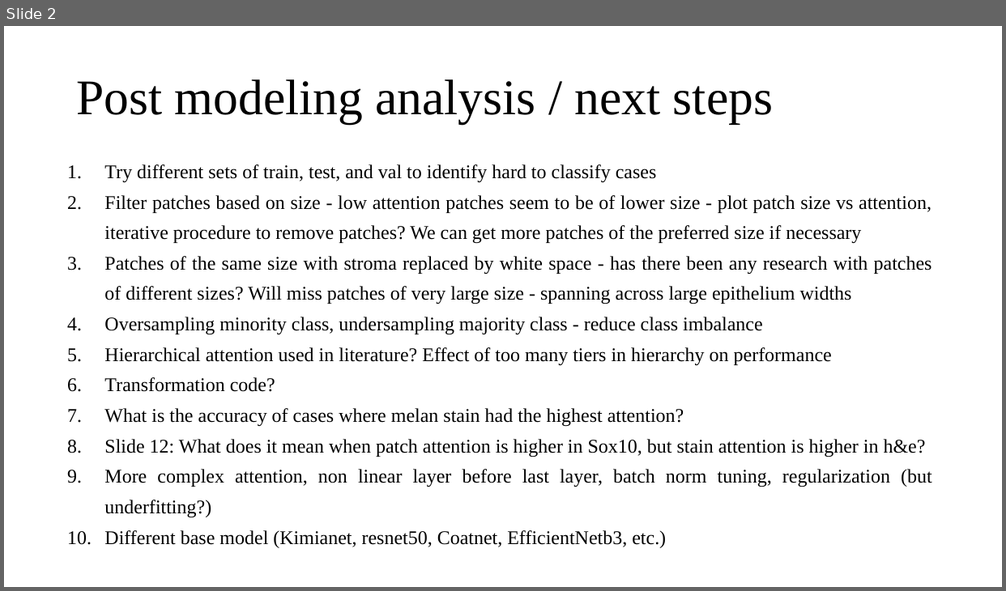
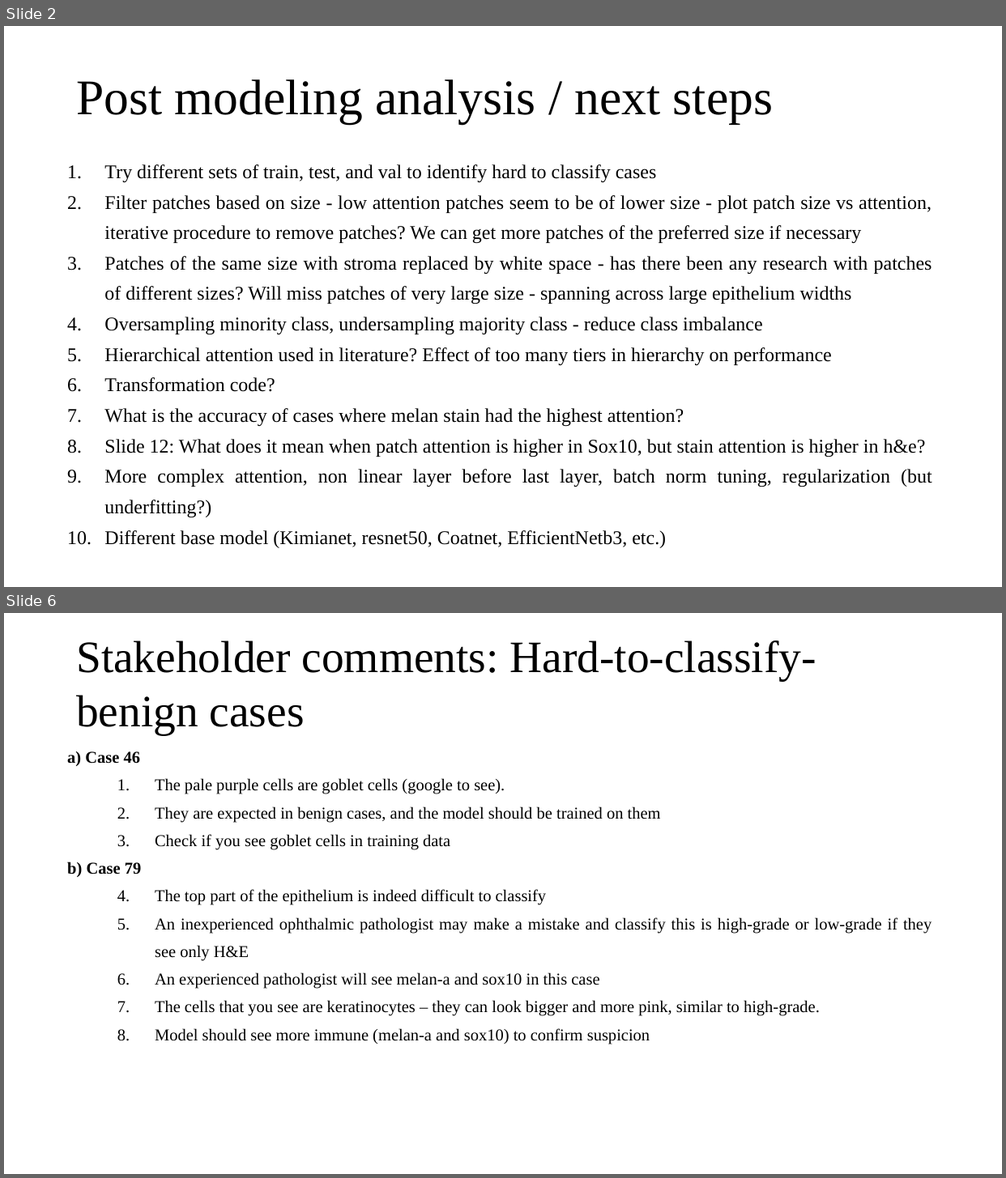
Before and after one commit to arvindkrishna87/STAT390_CMIL_Fall2025, a slide deck: Presentations/MIL/CMIL_classification_model_analysis_next_steps.pptx. Shown one above the other, each under a label of ours: slide 2 before the commit, slides 2 and 6 after it; the slides between them are not shown. The pictures are 1006x591 and 1006x1178 pixels, drawn with LibreOffice and Linux fonts; fonts in the diff are those of the drawing; background and template pictures are left out. Boxes give left, top, right and bottom in pixels: in the first picture for what was removed or moved away, otherwise in the second. Text is boxed around its words. In the diff, an @@ line names an element or a change of style, - is before the commit and + after.

Commit message:
stakeholder feedback

```diff
--- a/Presentations/MIL/CMIL_classification_model_analysis_next_steps.pptx
+++ b/Presentations/MIL/CMIL_classification_model_analysis_next_steps.pptx
@@ slide 6 added at (x1=4, y1=613, x2=1002, y2=1174), background picture (left out) @@
@@ title added at (x1=76, y1=641, x2=816, y2=735), 32.4 pt, text #000000 @@
+Stakeholder comments: Hard-to-classify-benign cases
@@ text added at (x1=67, y1=752, x2=931, y2=1045), 12 pt, text #000000 @@
+a) Case 46
+  1. The pale purple cells are goblet cells (google to see).
+  2. They are expected in benign cases, and the model should be trained on them
+  3. Check if you see goblet cells in training data
+b) Case 79
+  1. The top part of the epithelium is indeed difficult to classify
+  2. An inexperienced ophthalmic pathologist may make a mistake and classify this is high-grade or low-grade if they see only H&E
+  3. An experienced pathologist will see melan-a and sox10 in this case
+  4. The cells that you see are keratinocytes – they can look bigger and more pink, similar to high-grade.
+  5. Model should see more immune (melan-a and sox10) to confirm suspicion
@@ page number added at (x1=719, y1=1133, x2=952, y2=1163), 12 pt, text #FFFFFF @@
+5
```
Also in this commit, not shown: 3 other slides added.
